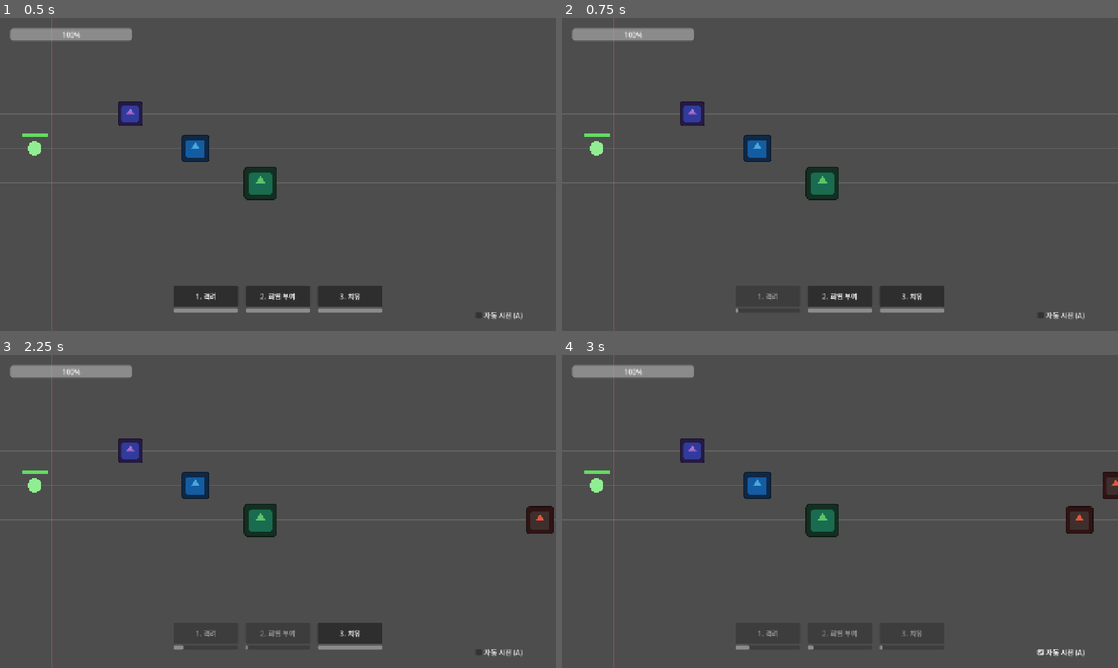
Above: before the commit, frames 1-4 (two rows, left to right).
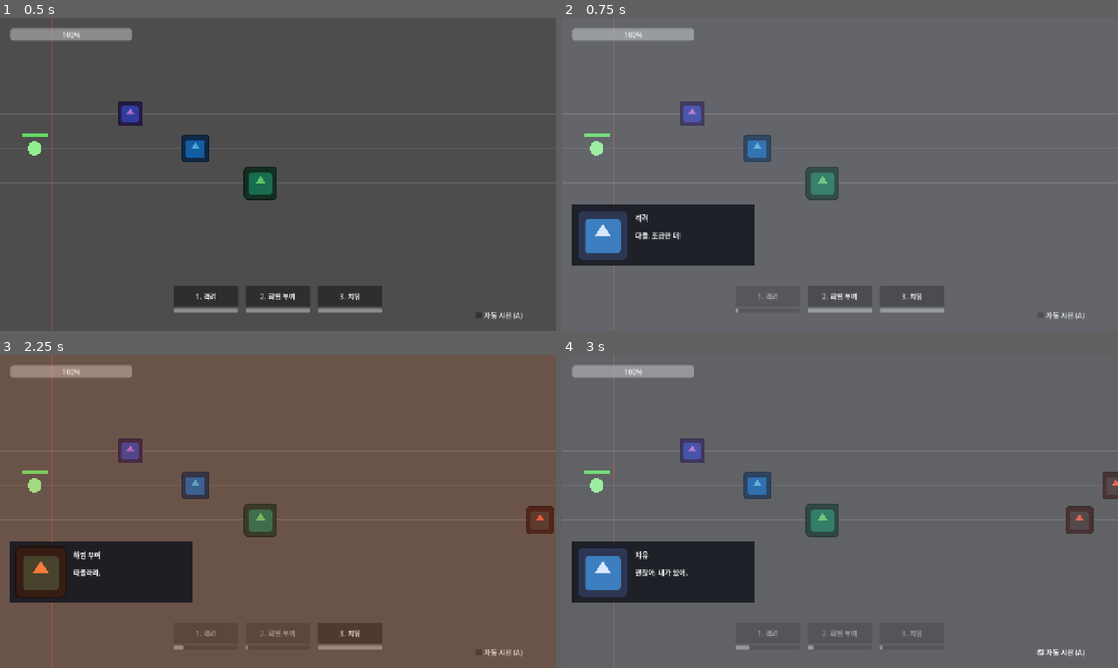
Above: after the commit, the same moments.

Repository: Sosorik/Sublike
Game: Godot game, scene res://scenes/battle/battle.tscn
Two runs of this game, one before a commit and one after it. Both use one fixed random seed, a clock stepped at 60 frames per second and the inputs below. The engine's default icon, where the game draws it, is replaced by a stand-in: a white triangle on a blue panel in a dark square.
Inputs:
- Up to frame 1 (0.5 s): no input
- Up to frame 2 (0.75 s): click "1. 격려" at 0.5 s
- Up to frame 3 (2.25 s): tap Enter at 1.25 s; tap 1 at 1.35 s; click "2. 화염 부여" at 2 s
- Up to frame 4 (3 s): hold A from 2.78 s (still down); tap 2 at 2.85 s

Frame 1 is identical in both runs. In frame 2, 98% of the frame differs, in the area x 0-100%, y 0-100%; in frame 3, 99%; in frame 4, 11%.

Commit message:
3주차 완료: 스킬 컷인 연출
- cutin_layer.gd / cutin_layer.tscn — 슬라이드 0.15 + 유지 0.3 + 아웃 0.15 = 0.6초
- 화면 플래시 동반. Tween 만 사용, 전투는 멈추지 않는다
- 연속 발동 큐잉 (최대 2, 넘치면 오래된 것 버림)
- 검증: 3연속이 0.61/1.21/1.81s 에 순차 종료

Co-Authored-By: Claude Opus 5 <noreply@anthropic.com>

Diff:
--- a/scenes/battle/battle.tscn
+++ b/scenes/battle/battle.tscn
@@ -9,7 +9,9 @@
 [ext_resource type="Script" path="res://scripts/combat/aida.gd" id="7_aida"]
 [ext_resource type="Script" path="res://scripts/combat/aida_skills.gd" id="8_skills"]
 [ext_resource type="PackedScene" path="res://scenes/ui/battle_hud.tscn" id="9_hud"]
+[ext_resource type="PackedScene" path="res://scenes/ui/cutin_layer.tscn" id="10_cutin"]
 [ext_resource type="Script" path="res://scripts/ui/battle_hud.gd" id="10_oiw7q"]
+[ext_resource type="Script" path="res://scripts/ui/cutin_layer.gd" id="12_mxe8n"]
 
 [node name="Battle" type="Node2D" unique_id=348380701 node_paths=PackedStringArray("spawner", "party", "aida")]
 script = ExtResource("1_battle")
@@ -50,3 +52,13 @@
 slots_box = NodePath("Root/Slots")
 auto_cast_box = NodePath("Root/AutoCast")
 hp_bar = NodePath("Root/AidaHP")
+
+[node name="CutinLayer" type="CanvasLayer" parent="." unique_id=945442071 node_paths=PackedStringArray("skills", "panel", "portrait", "name_label", "line_label", "flash") instance=ExtResource("10_cutin")]
+layer = 10
+script = ExtResource("12_mxe8n")
+skills = NodePath("../AidaSkills")
+panel = NodePath("Panel")
+portrait = NodePath("Panel/Portrait")
+name_label = NodePath("Panel/Name")
+line_label = NodePath("Panel/Line")
+flash = NodePath("Flash")
--- /dev/null
+++ b/scenes/ui/cutin_layer.tscn
@@ -0,0 +1,65 @@
+[gd_scene load_steps=3 format=3]
+
+[ext_resource type="Script" path="res://scripts/ui/cutin_layer.gd" id="1_cutin"]
+[ext_resource type="Texture2D" uid="uid://sybfbloil8mo" path="res://icon.svg" id="2_icon"]
+
+[node name="CutinLayer" type="CanvasLayer" node_paths=PackedStringArray("panel", "portrait", "name_label", "line_label", "flash")]
+layer = 10
+script = ExtResource("1_cutin")
+panel = NodePath("Panel")
+portrait = NodePath("Panel/Portrait")
+name_label = NodePath("Panel/Name")
+line_label = NodePath("Panel/Line")
+flash = NodePath("Flash")
+
+[node name="Flash" type="ColorRect" parent="."]
+anchors_preset = 15
+anchor_right = 1.0
+anchor_bottom = 1.0
+grow_horizontal = 2
+grow_vertical = 2
+mouse_filter = 2
+color = Color(1, 1, 1, 0)
+
+[node name="Panel" type="Control" parent="."]
+offset_left = -460.0
+offset_top = 430.0
+offset_right = -40.0
+offset_bottom = 570.0
+mouse_filter = 2
+
+[node name="Bg" type="ColorRect" parent="Panel"]
+anchors_preset = 15
+anchor_right = 1.0
+anchor_bottom = 1.0
+grow_horizontal = 2
+grow_vertical = 2
+mouse_filter = 2
+color = Color(0.06, 0.07, 0.1, 0.82)
+
+[node name="Portrait" type="TextureRect" parent="Panel"]
+offset_left = 10.0
+offset_top = 10.0
+offset_right = 130.0
+offset_bottom = 130.0
+mouse_filter = 2
+texture = ExtResource("2_icon")
+expand_mode = 1
+stretch_mode = 5
+
+[node name="Name" type="Label" parent="Panel"]
+offset_left = 144.0
+offset_top = 18.0
+offset_right = 410.0
+offset_bottom = 52.0
+mouse_filter = 2
+text = "스킬"
+
+[node name="Line" type="Label" parent="Panel"]
+offset_left = 144.0
+offset_top = 58.0
+offset_right = 410.0
+offset_bottom = 128.0
+mouse_filter = 2
+text = "대사"
+autowrap_mode = 3
--- /dev/null
+++ b/scripts/ui/cutin_layer.gd
@@ -0,0 +1,108 @@
+extends CanvasLayer
+
+## 스킬 컷인. 상반신 일러가 슬라이드 인 + 대사 + 화면 플래시. 총 0.6초.
+##
+## 전투는 멈추지 않는다. 정지 이미지와 Tween 만 쓴다 — 애니메이션 프레임 없음.
+## 이게 이 게임의 세일즈 포인트다. 아트 리소스를 늘리지 않고 임팩트를 만드는 유일한 방법.
+##
+## 연속 발동 시 겹치지 않게 큐에 쌓았다가 차례로 재생한다.
+
+## 컷인 하나가 끝났다.
+signal cutin_finished(skill_id: String)
+
+const SLIDE_IN: float = 0.15
+const HOLD: float = 0.3
+const SLIDE_OUT: float = 0.15
+
+## 화면 밖 / 안 x 좌표.
+const OFF_X: float = -460.0
+const ON_X: float = 24.0
+
+## 큐가 이보다 길어지면 오래된 것을 버린다. 밀린 컷인을 다 보여줄 이유가 없다.
+const MAX_QUEUE: int = 2
+
+## 인스펙터에서 AidaSkills 를 연결한다.
+@export var skills: AidaSkills
+
+## 인스펙터에서 각 노드를 연결한다.
+@export var panel: Control
+@export var portrait: TextureRect
+@export var name_label: Label
+@export var line_label: Label
+@export var flash: ColorRect
+
+var _queue: Array[Dictionary] = []
+var _playing: bool = false
+
+
+func _ready() -> void:
+	if panel == null or flash == null:
+		push_error("CutinLayer: 인스펙터 연결이 비어 있다.")
+		return
+
+	panel.position.x = OFF_X
+	flash.color.a = 0.0
+
+	if skills != null:
+		skills.skill_used.connect(_on_skill_used)
+
+
+## 컷인을 재생한다. 재생 중이면 큐에 넣는다.
+func play(skill: Dictionary) -> void:
+	if skill.is_empty():
+		return
+	_queue.append(skill)
+	while _queue.size() > MAX_QUEUE:
+		_queue.pop_front()
+	if not _playing:
+		_play_next()
+
+
+func is_playing() -> bool:
+	return _playing
+
+
+## ---------------------------------------------------------------- 내부
+
+func _on_skill_used(_slot: int, skill: Dictionary) -> void:
+	play(skill)
+
+
+func _play_next() -> void:
+	if _queue.is_empty():
+		_playing = false
+		return
+
+	_playing = true
+	var skill: Dictionary = _queue.pop_front()
+	var tint: Color = Color.from_string(
+		str((skill.get("effect", {}) as Dictionary).get("vfx_color", "")),
+		Color(0.85, 0.9, 1.0)
+	)
+
+	if name_label != null:
+		name_label.text = str(skill.get("name", ""))
+	if line_label != null:
+		line_label.text = str(skill.get("cutin_line", ""))
+	if portrait != null:
+		portrait.modulate = tint
+
+	_flash(tint)
+
+	var tween: Tween = create_tween()
+	tween.tween_property(panel, "position:x", ON_X, SLIDE_IN).set_trans(Tween.TRANS_CUBIC).set_ease(Tween.EASE_OUT)
+	tween.tween_interval(HOLD)
+	tween.tween_property(panel, "position:x", OFF_X, SLIDE_OUT).set_trans(Tween.TRANS_CUBIC).set_ease(Tween.EASE_IN)
+	tween.finished.connect(_on_tween_finished.bind(str(skill.get("id", ""))))
+
+
+func _flash(tint: Color) -> void:
+	flash.color = Color(tint.r, tint.g, tint.b, 0.0)
+	var tween: Tween = create_tween()
+	tween.tween_property(flash, "color:a", 0.35, 0.05)
+	tween.tween_property(flash, "color:a", 0.0, 0.25)
+
+
+func _on_tween_finished(skill_id: String) -> void:
+	cutin_finished.emit(skill_id)
+	_play_next()
Not shown, changed: docs/PROGRESS.md
